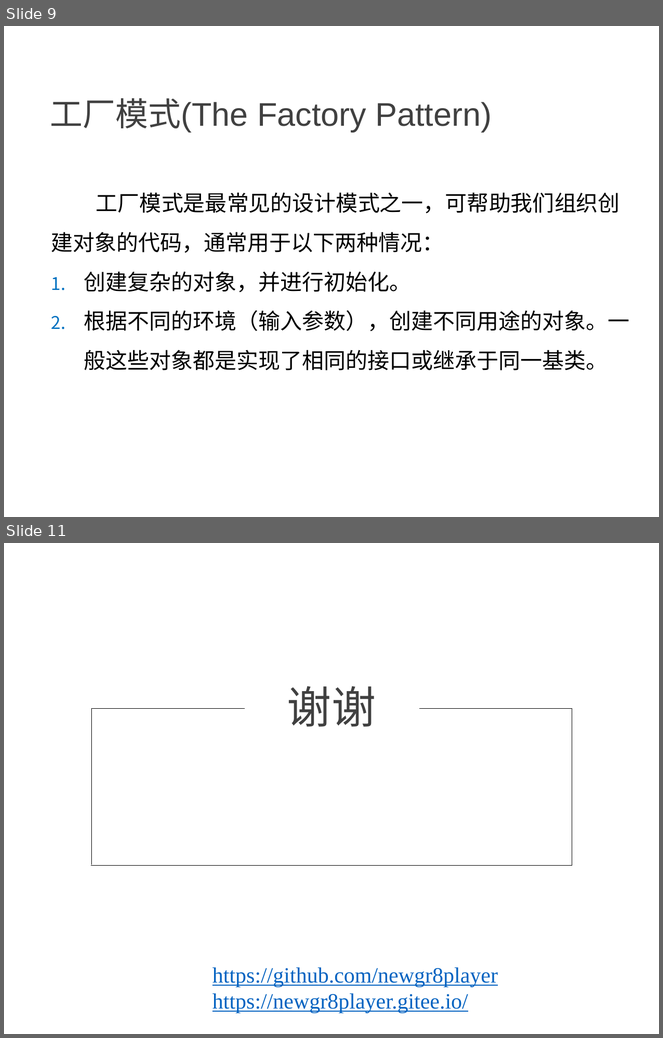
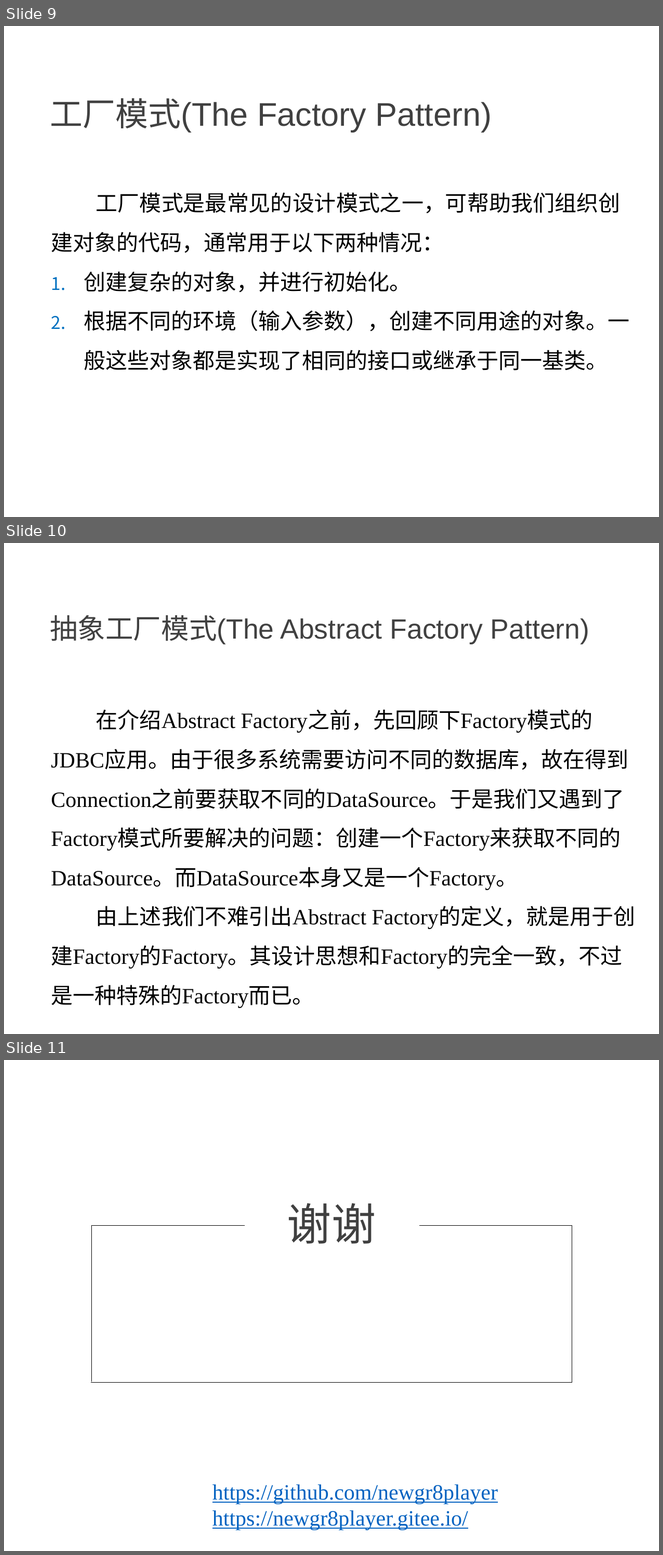
Before and after one commit to NewGr8Player/My-PPT, a slide deck: Design pattern/23种设计模式详解.pptx. Shown one above the other, each under a label of ours: slides 9 and 11 before the commit, slides 9, 10 and 11 after it; the slides between them are not shown. The pictures are 663x1038 and 663x1555 pixels, drawn with LibreOffice and Linux fonts; fonts in the diff are those of the drawing. Boxes give left, top, right and bottom in pixels: in the first picture for what was removed or moved away, otherwise in the second. Text is boxed around its words. In the diff, an @@ line names an element or a change of style, - is before the commit and + after.

```diff
--- a/Design pattern/23种设计模式详解.pptx
+++ b/Design pattern/23种设计模式详解.pptx
@@ slide 10 added at box(4, 543, 659, 1034), background #FFFFFF @@
@@ text added at box(50, 615, 590, 644), 30.6 pt, text #404040 @@
+抽象工厂模式(The Abstract Factory Pattern)
@@ text added at box(51, 709, 635, 1008), 24 pt, text #000000 @@
+在介绍Abstract Factory之前，先回顾下Factory模式的JDBC应用。由于很多系统需要访问不同的数据库，故在得到Connection之前要获取不同的DataSource。于是我们又遇到了Factory模式所要解决的问题：创建一个Factory来获取不同的DataSource。而DataSource本身又是一个Factory。
+由上述我们不难引出Abstract Factory的定义，就是用于创建Factory的Factory。其设计思想和Factory的完全一致，不过是一种特殊的Factory而已。
```
Also in this commit, not shown: 1 slide removed, 1 other file.
